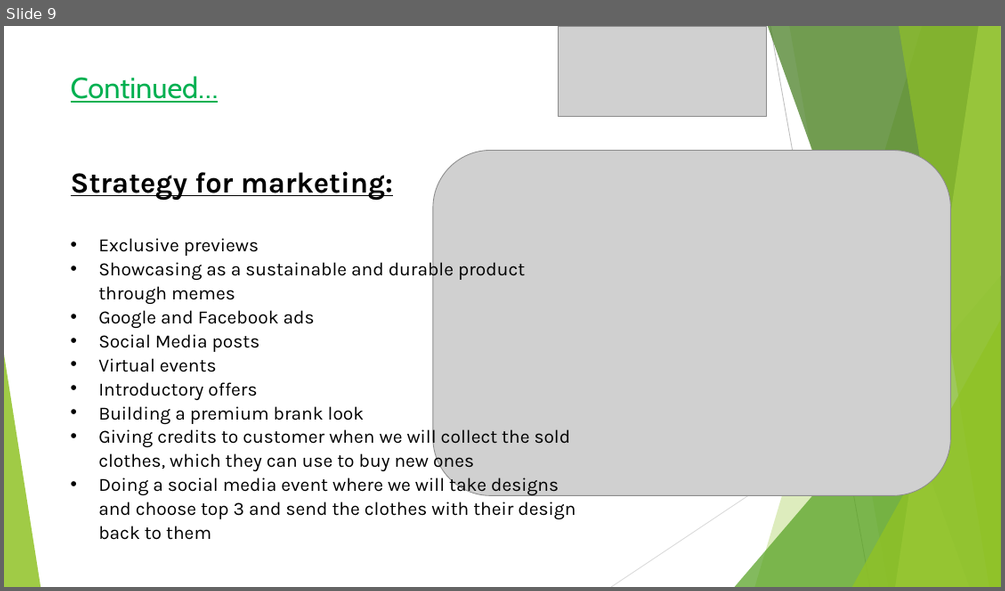
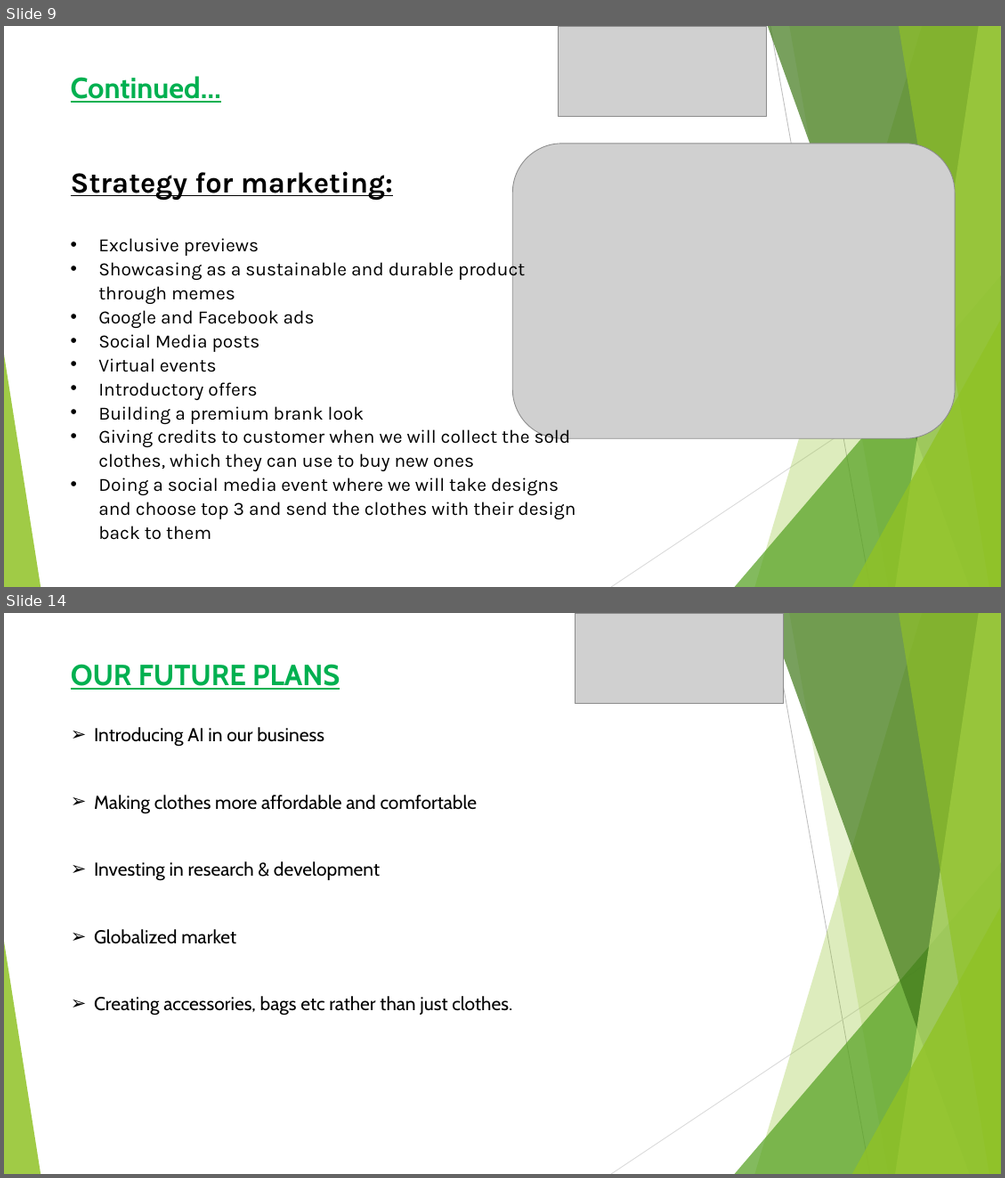
Before and after one commit to subhro1530/Hult-Prize, a slide deck: Demonstration.pptx. Shown one above the other, each under a label of ours: slide 9 before the commit, slides 9 and 14 after it; the slides between them are not shown. The pictures are 1005x591 and 1005x1178 pixels, drawn with LibreOffice and Linux fonts; fonts in the diff are those of the drawing; grey boxes stand for pictures. Boxes give left, top, right and bottom in pixels: in the first picture for what was removed or moved away, otherwise in the second. Text is boxed around its words. In the diff, an @@ line names an element or a change of style, - is before the commit and + after.

```diff
--- a/Demonstration.pptx
+++ b/Demonstration.pptx
@@ slide 14 added at (4, 613, 1001, 1174), background #FFFFFF; not listed: 10 template elements that a slide beside it also shows @@
@@ picture added at (574, 613, 783, 704) @@
@@ text added at (71, 664, 340, 690), 28 pt, text #00B050, bold, underline @@
+OUR FUTURE PLANS
@@ text added at (94, 727, 512, 1015), 18 pt, text #000000 @@
+➢ Introducing AI in our business
+➢ Making clothes more affordable and comfortable
+➢ Investing in research & development
+➢ Globalized market
+➢ Creating accessories, bags etc rather than just clothes.
@@ slide 9 changed as well @@
@@ text "Continued…" at (71, 76, 221, 103): bold on @@
@@ picture: place and size @@
-picture at (433, 150, 951, 496)
+picture at (512, 143, 955, 438)
```
Also in this commit, not shown: 9 other slides changed, 5 other slides added, 2 slides removed.
